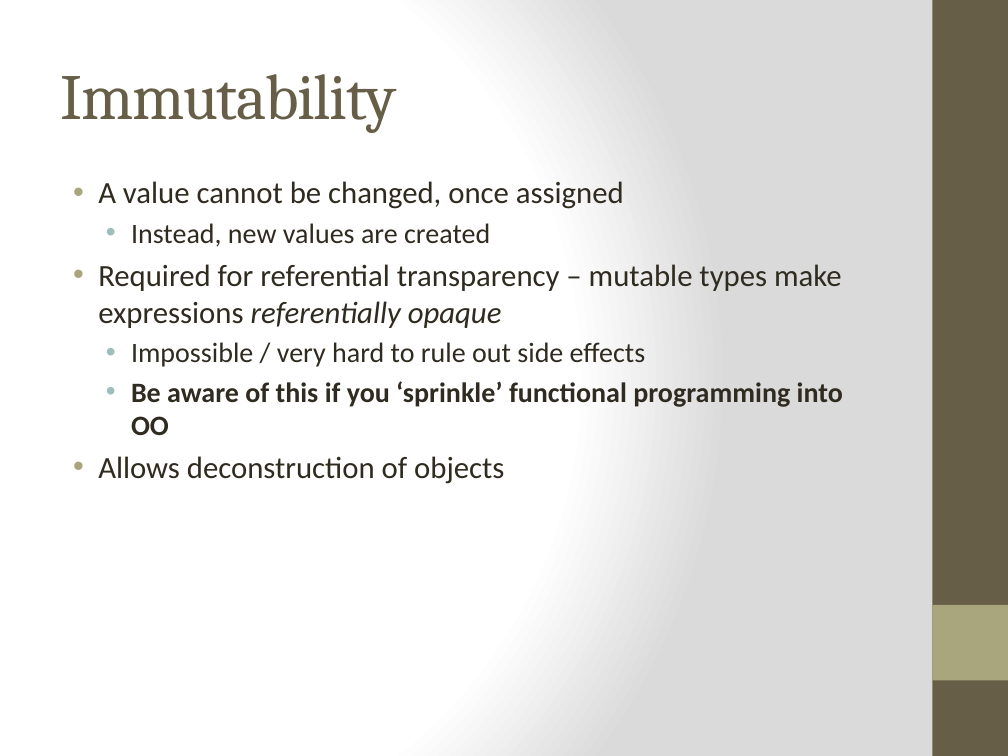
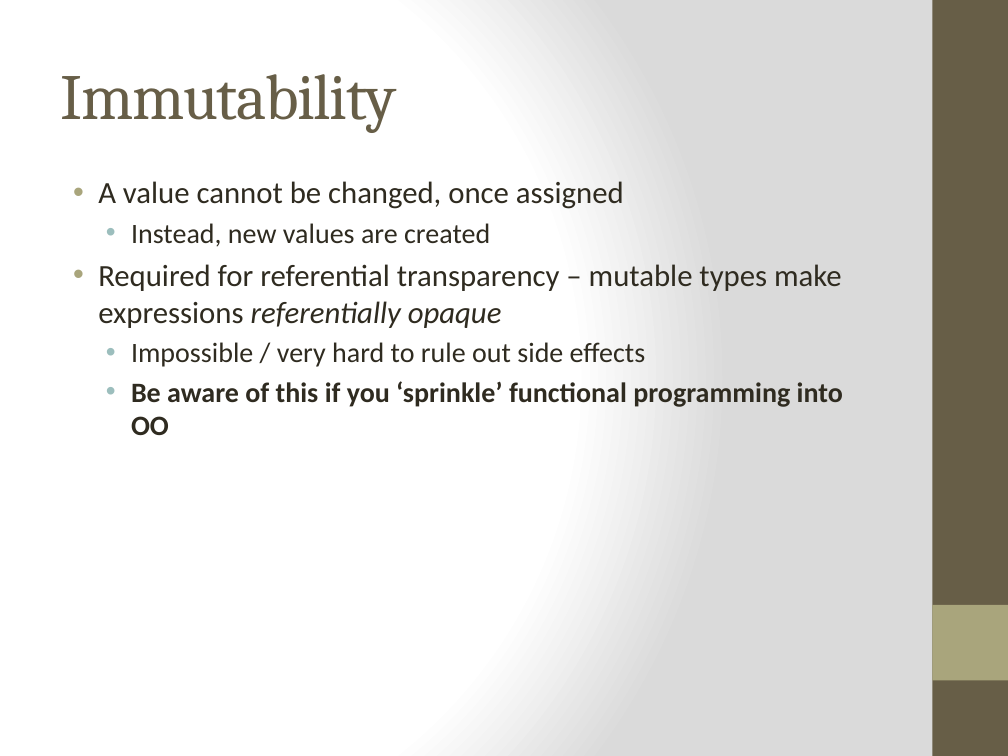
Before and after one commit to bjhartin/FoundationsOfFunctionalProgramming, a slide deck: slide 17 of FoundationsOfFunctionalProgramming.pptx (slide 16 before the commit). Drawn at 1008x756 pixels with LibreOffice and Linux fonts; fonts in the diff are those of the drawing. Boxes give left, top, right and bottom in pixels: in the first picture for what was removed or moved away, otherwise in the second. Text is boxed around its words. In the diff, an @@ line names an element or a change of style, - is before the commit and + after.

```diff
--- a/FoundationsOfFunctionalProgramming.pptx
+++ b/FoundationsOfFunctionalProgramming.pptx
@@ text at box(98, 456, 504, 484): paragraph removed @@
-• Allows deconstruction of objects
```
Also in this commit, not shown: 10 other slides changed, 1 slide added.
